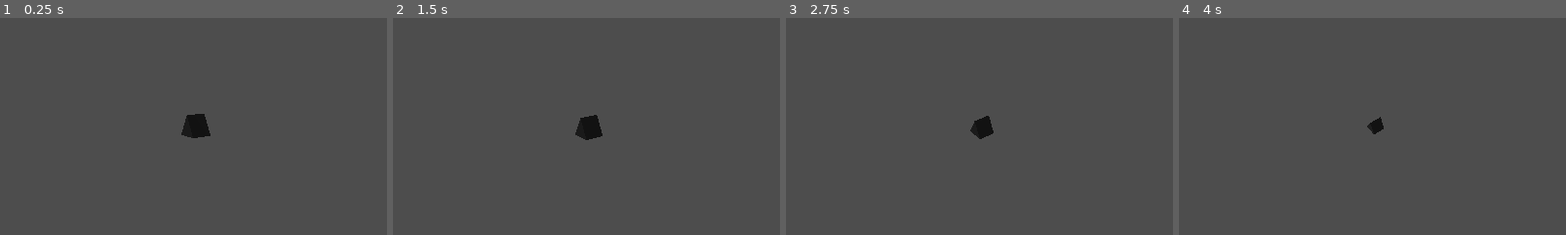
Above: before the commit, frames 1-4 (left to right).
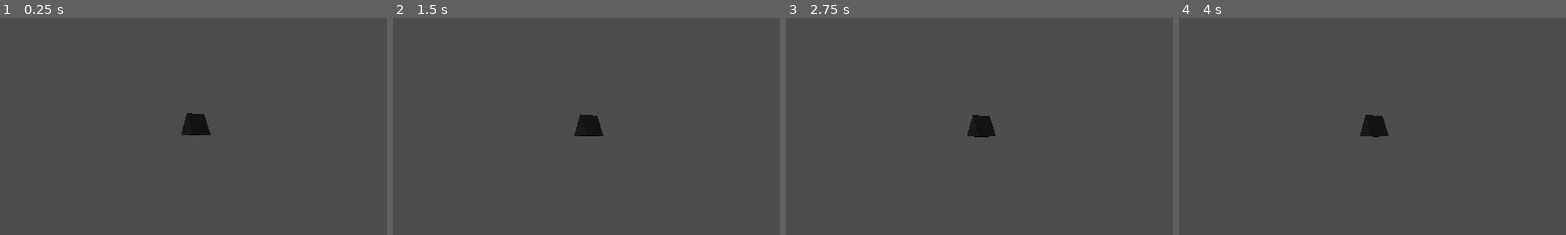
Above: after the commit, the same moments.

Repository: thygrrr/minijam-2023-11
Game: Godot game, scene res://game-moritz.tscn
Two runs of this game, one before a commit and one after it. Both use one fixed random seed, a clock stepped at 60 frames per second and the inputs below.
Inputs:
- Up to frame 1 (0.25 s): no input
- Up to frame 2 (1.5 s): tap Enter at 0.5 s; tap Space at 1.25 s
- Up to frame 3 (2.75 s): no input
- Up to frame 4 (4 s): tap Enter at 2.75 s; tap Space at 3.5 s
The pictures show only the part of the screen within x 24-74%, y 26-76%; the shares and areas given below are measured in that part.

The runs differ from the first frame. In frame 1, less than 0.1% of the frame differs, in the area x 46-55%, y 43-56%; in frame 2, 0.1%; in frame 3, 0.2%; in frame 4, 0.4%, in the area x 46-55%, y 44-55%.

Commit message:
Ground added2

Diff:
--- a/game-moritz.tscn
+++ b/game-moritz.tscn
@@ -1,7 +1,9 @@
-[gd_scene load_steps=3 format=3 uid="uid://tyked81fa7s"]
+[gd_scene load_steps=4 format=3 uid="uid://tyked81fa7s"]
 
 [ext_resource type="PackedScene" uid="uid://c2pjx8xhnvbdk" path="res://actors/dog.tscn" id="1_dh521"]
 [ext_resource type="PackedScene" uid="uid://cf1r412lc4j4y" path="res://actors/sheep.tscn" id="2_c4ghx"]
+
+[sub_resource type="WorldBoundaryShape3D" id="WorldBoundaryShape3D_rwh7q"]
 
 [node name="test-moritz" type="Node3D"]
 
@@ -13,3 +15,8 @@
 
 [node name="DirectionalLight3D" type="DirectionalLight3D" parent="."]
 transform = Transform3D(1, 0, 0, 0, 0.586033, 0.810287, 0, -0.810287, 0.586033, 0, 0, 0)
+
+[node name="Ground" type="StaticBody3D" parent="."]
+
+[node name="CollisionShape3D" type="CollisionShape3D" parent="Ground"]
+shape = SubResource("WorldBoundaryShape3D_rwh7q")
